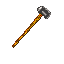
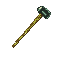
Layers edited between the first and the second w=64, h=64 image:
painted on "Paint Layer 1" over [12, 6, 51, 48]
